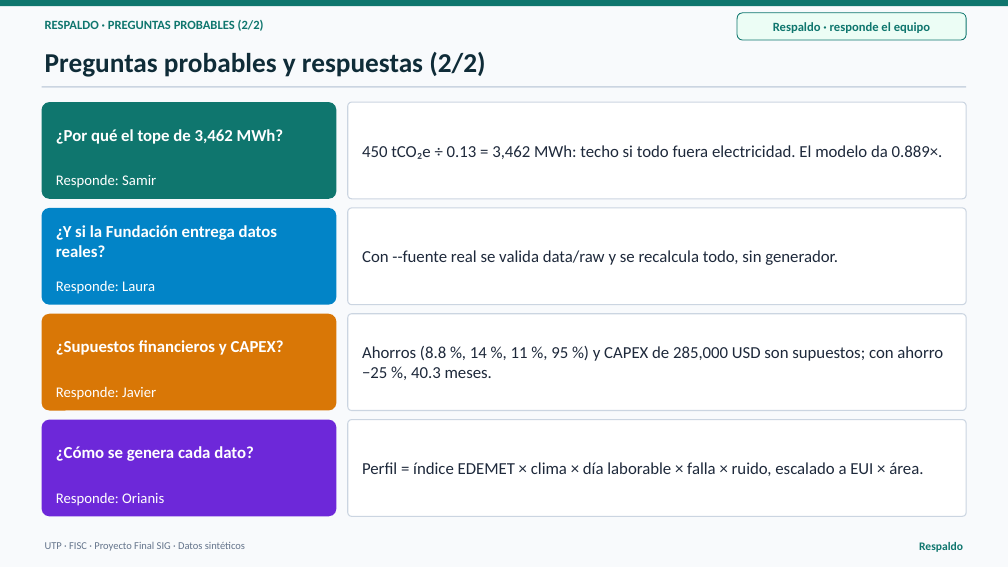
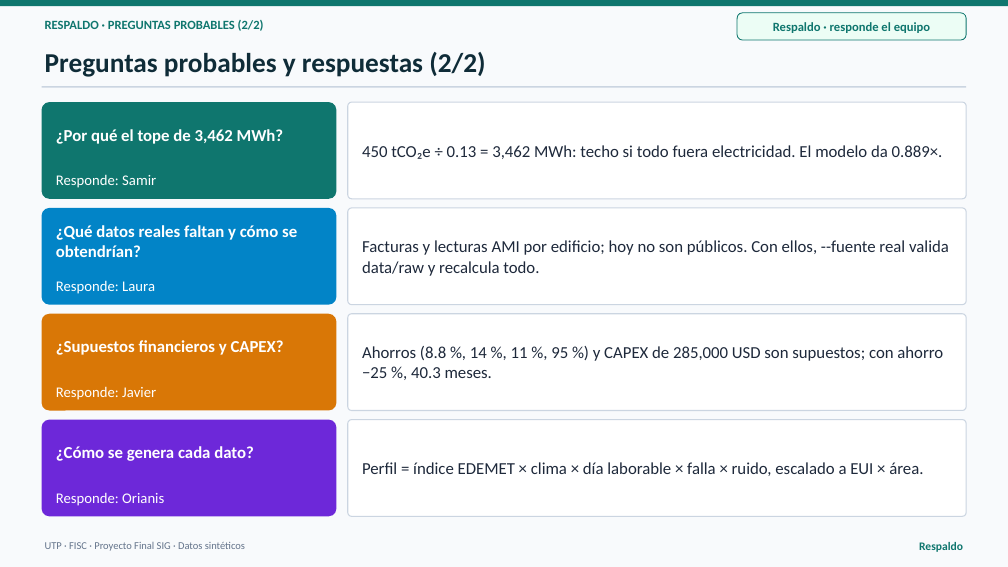
Before and after one commit to Samycaballero/sig-energia-ciudad-del-saber, a slide deck: slide 27 of presentacion/Presentacion_SIG_Energia_Ciudad_del_Saber.pptx. Drawn at 1008x567 pixels with LibreOffice and Linux fonts; fonts in the diff are those of the drawing. Boxes give left, top, right and bottom in pixels: in the first picture for what was removed or moved away, otherwise in the second. Text is boxed around its words. In the diff, an @@ line names an element or a change of style, - is before the commit and + after.

```diff
--- a/presentacion/Presentacion_SIG_Energia_Ciudad_del_Saber.pptx
+++ b/presentacion/Presentacion_SIG_Energia_Ciudad_del_Saber.pptx
@@ text at [56,225,297,257]: text changed @@
-¿Y si la Fundación entrega datos reales?
+¿Qué datos reales faltan y cómo se obtendrían?
@@ text at [362,240,949,276]: text changed @@
-Con --fuente real se valida data/raw y se recalcula todo, sin generador.
+Facturas y lecturas AMI por edificio; hoy no son públicos. Con ellos, --fuente real valida data/raw y recalcula todo.
```
Also in this commit, not shown: 1 other slide changed, 5 other files.
